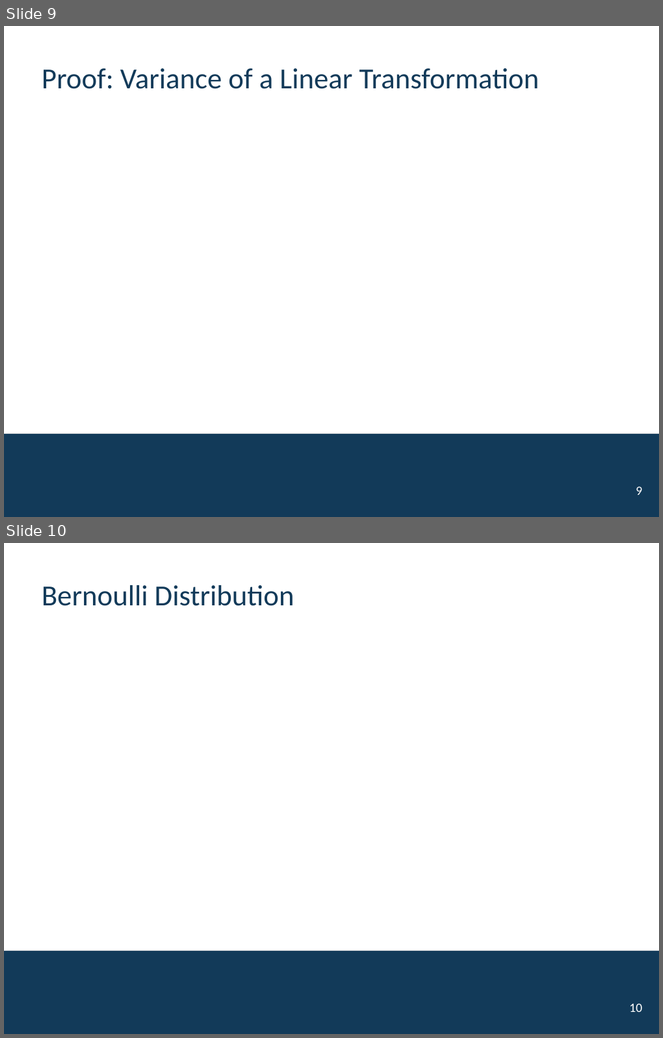
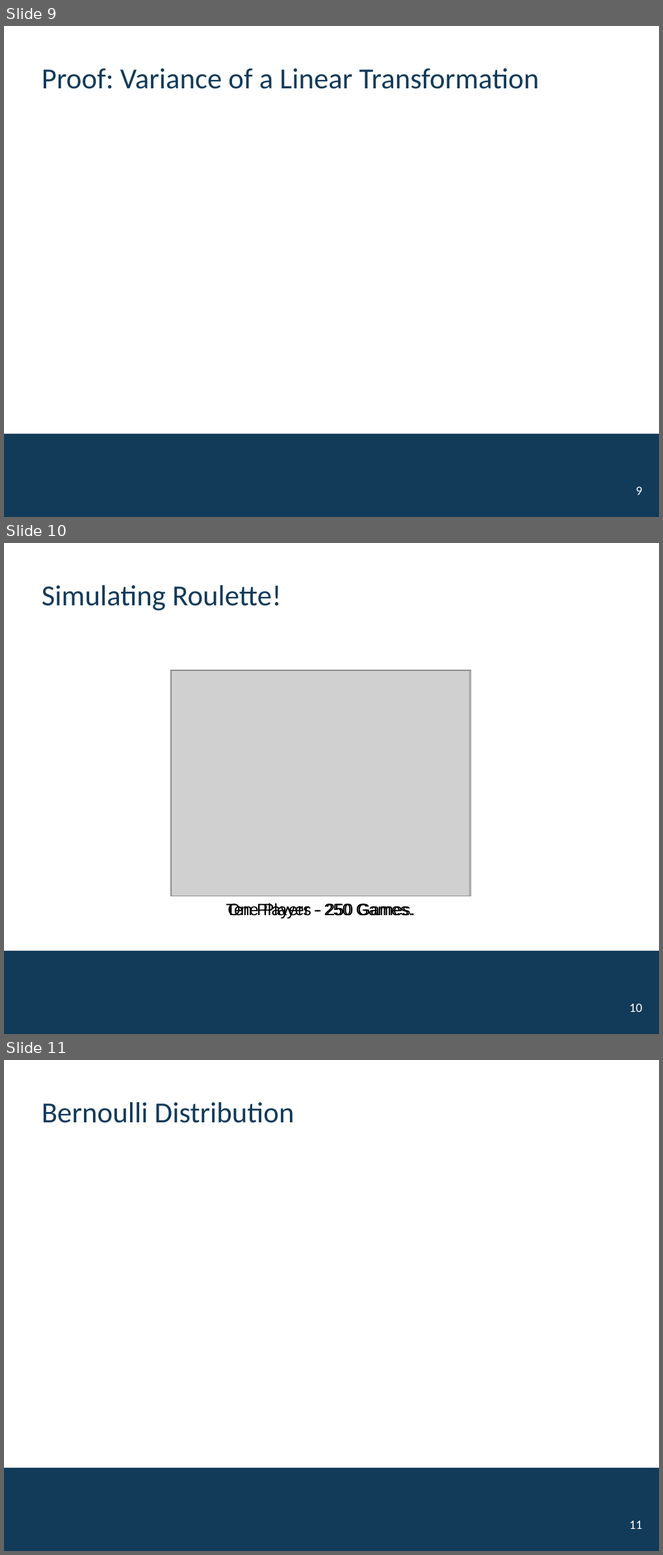
Before and after one commit to mutasim221B/CWRU-STAT-312-Fall-26, a slide deck: docs/activities/Unit-04-Discrete.pptx. Shown one above the other, each under a label of ours: slides 9 and 10 before the commit, slides 9, 10 and 11 after it. The pictures are 663x1038 and 663x1555 pixels, drawn with LibreOffice and Linux fonts; fonts in the diff are those of the drawing; grey boxes stand for pictures; background and template pictures are left out. Boxes give left, top, right and bottom in pixels: in the first picture for what was removed or moved away, otherwise in the second. Text is boxed around its words. In the diff, an @@ line names an element or a change of style, - is before the commit and + after.

```diff
--- a/docs/activities/Unit-04-Discrete.pptx
+++ b/docs/activities/Unit-04-Discrete.pptx
@@ slide 10 added at bbox=[4, 543, 659, 1034], background #FFFFFF; not listed: 1 template element that a slide beside it also shows @@
@@ title added at bbox=[42, 585, 282, 611], 32 pt, text #123A59 @@
+Simulating Roulette!
@@ picture added at bbox=[170, 670, 471, 895] @@
@@ picture added at bbox=[172, 670, 471, 895] @@
@@ text added at bbox=[226, 903, 415, 919], 18 pt, text #000000 @@
+Ten Players - 250 Games.
@@ text added at bbox=[228, 903, 414, 919], 18 pt, text #000000 @@
+One Player - 250 Games.
@@ page number added at bbox=[629, 1004, 642, 1012], 14 pt, text #FFFFFF @@
+10
@@ what was slide 10 is now slide 11 @@
@@ page number at bbox=[629, 1521, 642, 1529]: text changed @@
-10
+11
```
Also in this commit, not shown: 12 other files.
